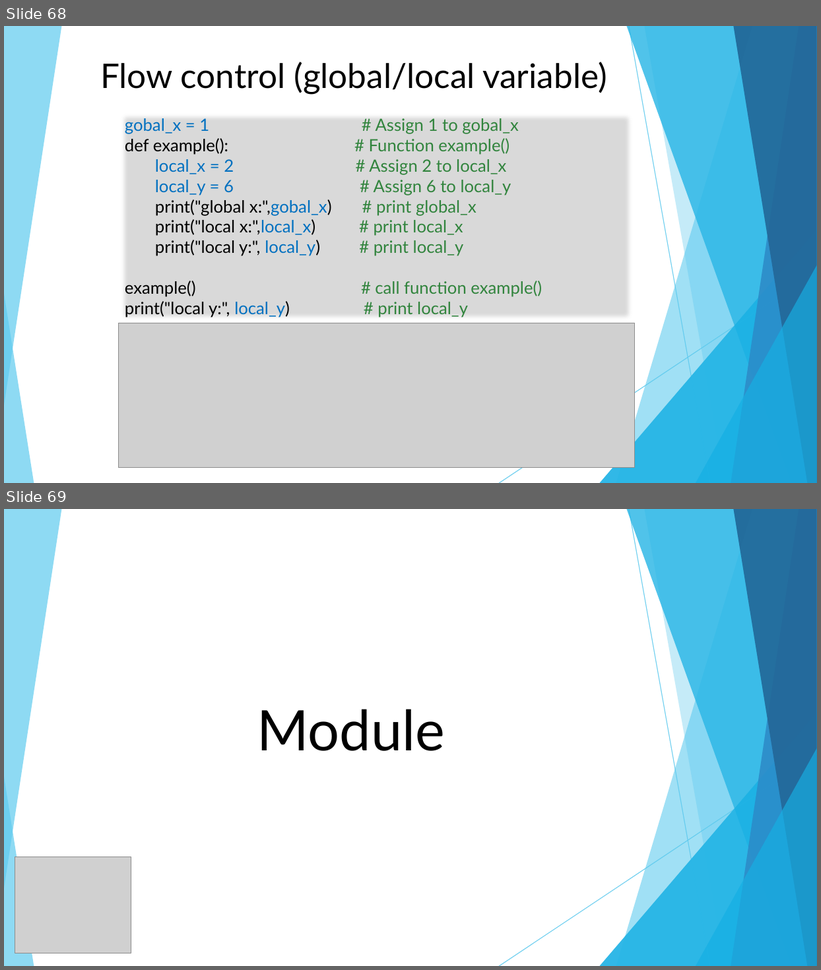
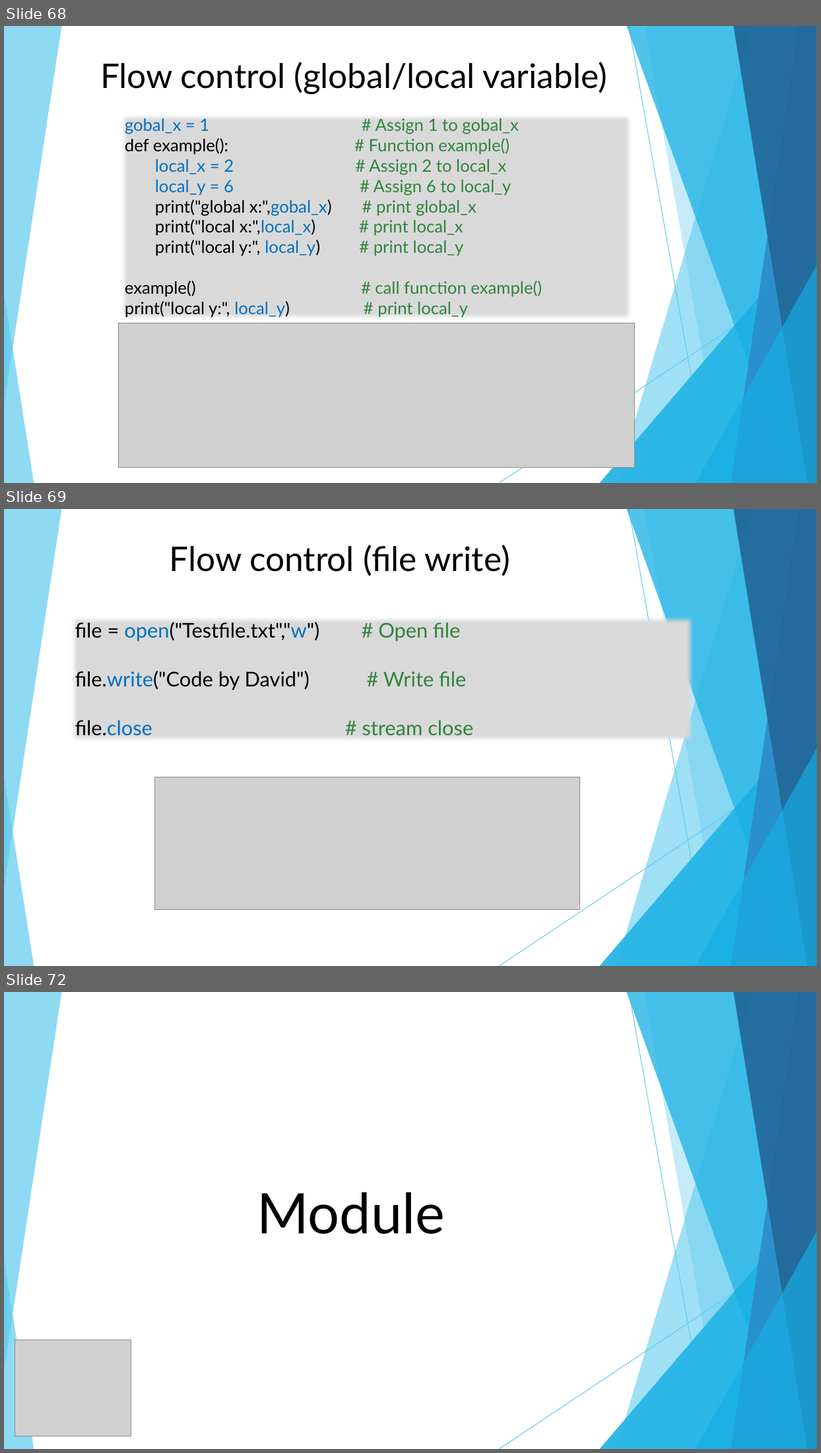
Before and after one commit to DavidChu0424/PythonIntroduction, a slide deck: Python Introduction.pptx. Shown one above the other, each under a label of ours: slides 68 and 69 before the commit, slides 68, 69 and 72 after it; the slides between them are not shown. The pictures are 821x970 and 821x1453 pixels, drawn with LibreOffice and Linux fonts; fonts in the diff are those of the drawing; grey boxes stand for pictures. Boxes give left, top, right and bottom in pixels: in the first picture for what was removed or moved away, otherwise in the second. Text is boxed around its words. In the diff, an @@ line names an element or a change of style, - is before the commit and + after.

```diff
--- a/Python Introduction.pptx
+++ b/Python Introduction.pptx
@@ slide 69 added at box(4, 509, 817, 966), background #FFFFFF; not listed: 20 template elements that a slide beside it also shows @@
@@ text added at box(170, 545, 510, 576), 40 pt, text #000000 @@
+  Flow control (file write)
@@ text added at box(75, 622, 473, 736), 24 pt, text #000000 @@
+file = open("Testfile.txt","w") # Open file
+file.write("Code by David") # Write file
+file.close # stream close
@@ picture added at box(154, 778, 580, 910) @@
@@ what was slide 69 is now slide 72 @@
```
Also in this commit, not shown: 1 slide changed, 2 other slides added.
